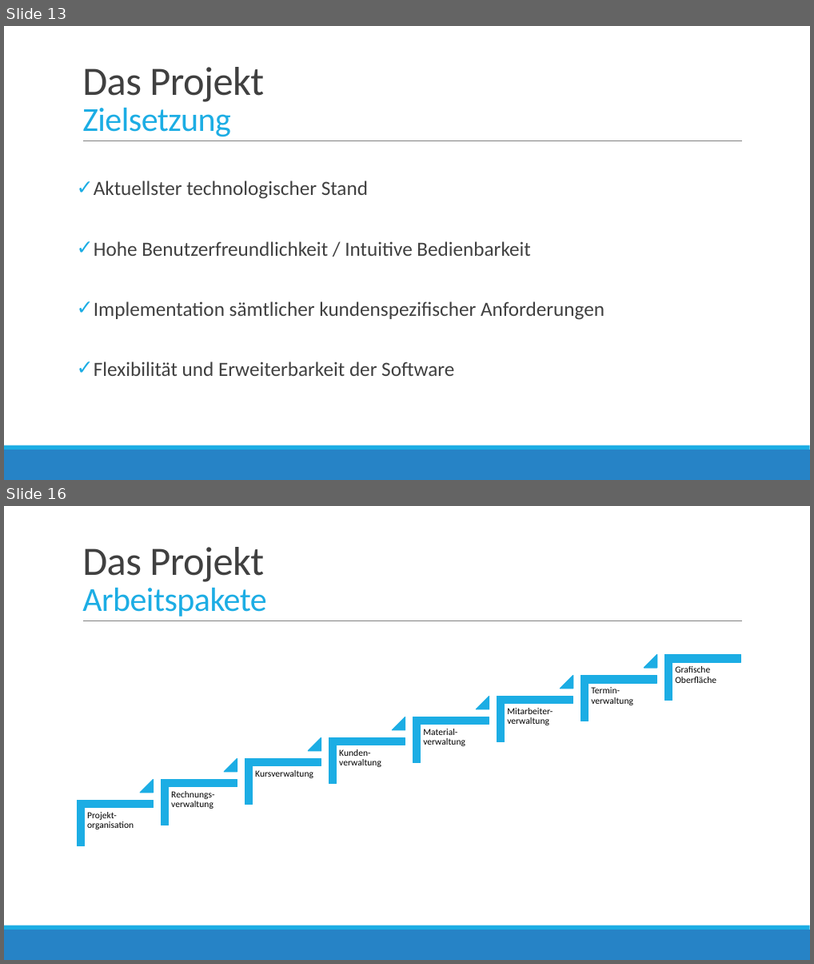
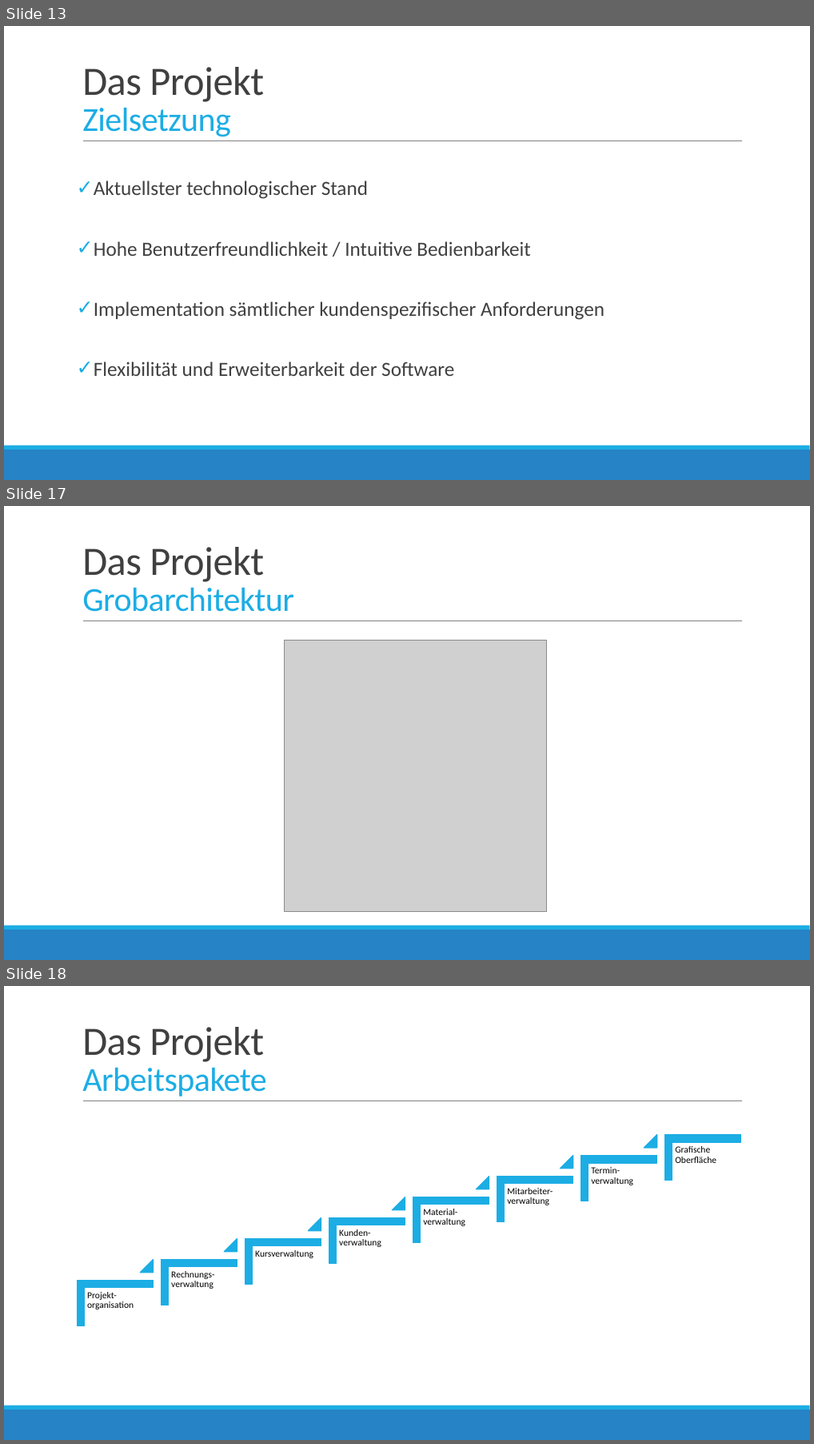
Before and after one commit to bboecherer/SailingSchoolManagerWPF, a slide deck: Docs/Zwischenpraesentation/Präsentation Projekt.pptx. Shown one above the other, each under a label of ours: slides 13 and 16 before the commit, slides 13, 17 and 18 after it; the slides between them are not shown. The pictures are 814x964 and 814x1444 pixels, drawn with LibreOffice and Linux fonts; fonts in the diff are those of the drawing; grey boxes stand for pictures. Boxes give left, top, right and bottom in pixels: in the first picture for what was removed or moved away, otherwise in the second. Text is boxed around its words. In the diff, an @@ line names an element or a change of style, - is before the commit and + after.

```diff
--- a/Docs/Zwischenpraesentation/Präsentation Projekt.pptx
+++ b/Docs/Zwischenpraesentation/Präsentation Projekt.pptx
@@ slide 17 added at (4,506,810,960), background #FFFFFF; not listed: 3 template elements that a slide beside it also shows @@
@@ title added at (82,547,294,612), 40 pt, text #1CADE4 @@
+Das Projekt
+Grobarchitektur
@@ picture added at (285,640,546,912) @@
@@ what was slide 16 is now slide 18 @@
```
Also in this commit, not shown: 12 slides changed, 5 other slides added, 1 slide removed.
